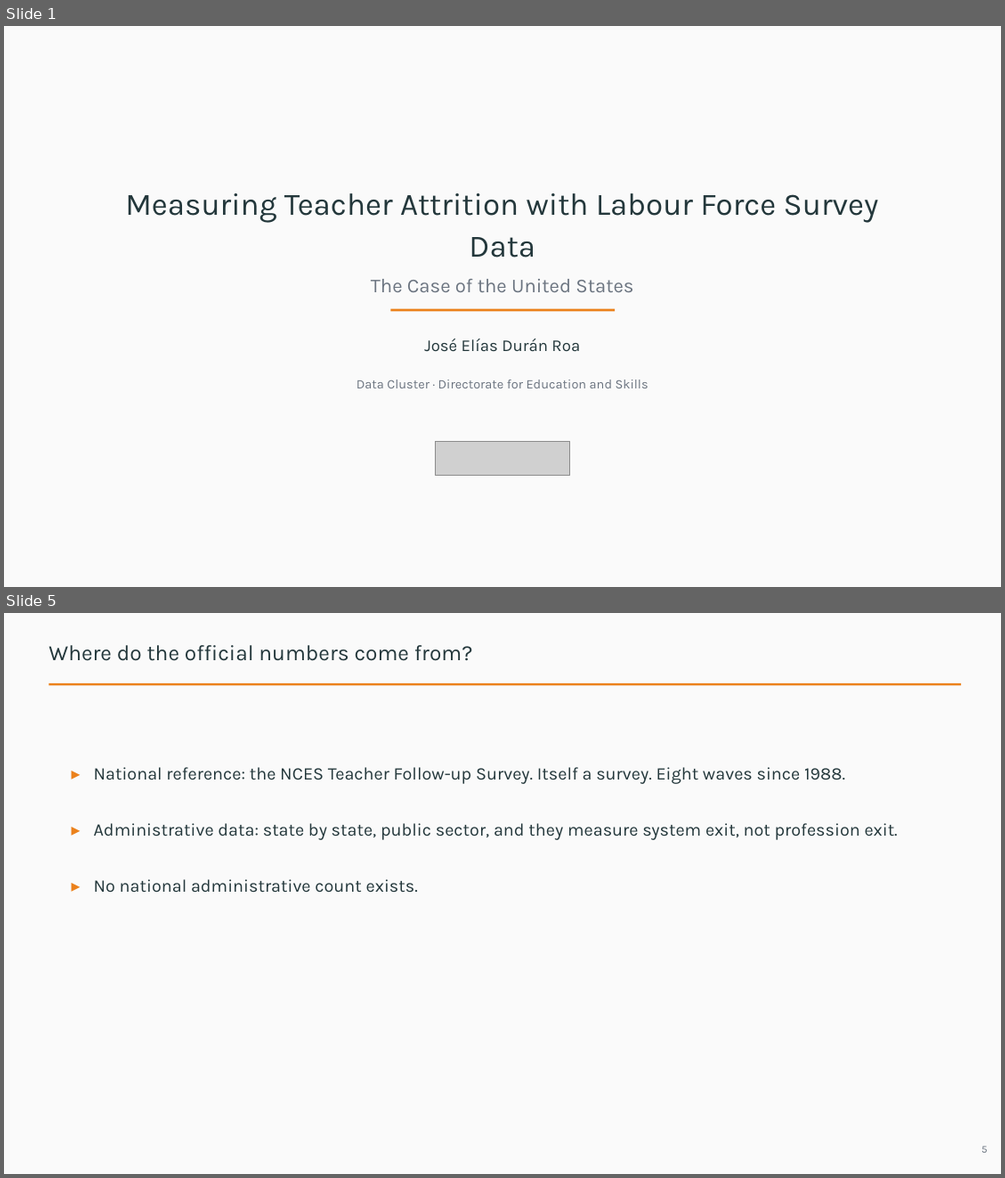
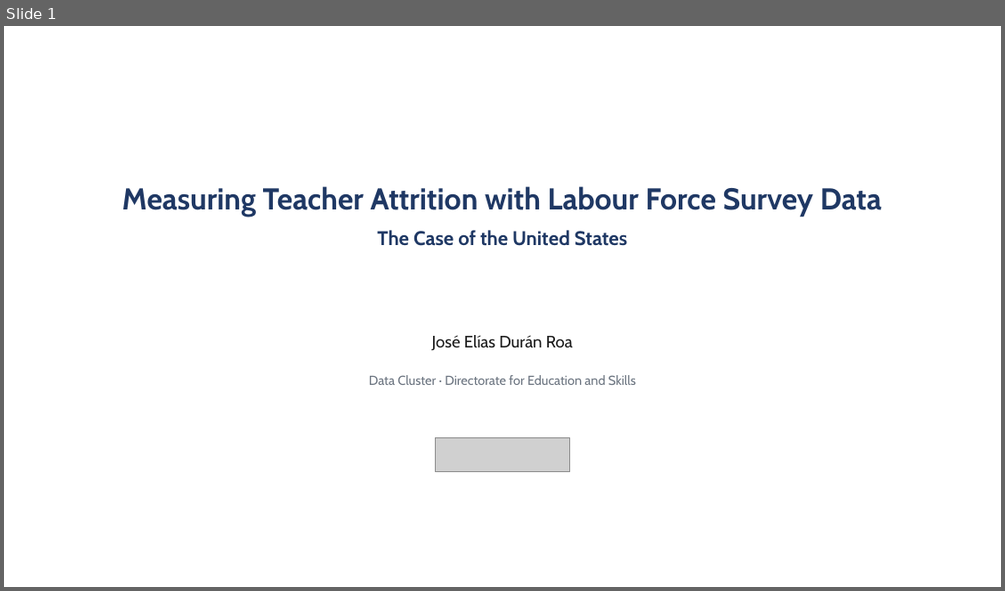
Before and after one commit to jedr1-ship-it/Alternative-Pathways----Quant, a slide deck: report/data_cluster/Proyect_US_cluster.pptx. Shown one above the other, each under a label of ours: slides 1 and 5 before the commit, slide 1 after it; the slides between them are not shown. The pictures are 1005x1178 and 1005x591 pixels, drawn with LibreOffice and Linux fonts; fonts in the diff are those of the drawing; grey boxes stand for pictures. Boxes give left, top, right and bottom in pixels: in the first picture for what was removed or moved away, otherwise in the second. Text is boxed around its words. In the diff, an @@ line names an element or a change of style, - is before the commit and + after.

```diff
--- a/report/data_cluster/Proyect_US_cluster.pptx
+++ b/report/data_cluster/Proyect_US_cluster.pptx
@@ slide 5 removed at (4, 613, 1001, 1174), background #FAFAFA @@
@@ text removed at (48, 645, 473, 661) @@
-Where do the official numbers come from?
@@ rectangle removed at (48, 683, 961, 686) @@
@@ text removed at (94, 767, 898, 892) @@
-▸ National reference: the NCES Teacher Follow-up Survey. Itself a survey. Eight waves since 1988.
-▸ Administrative data: state by state, public sector, and they measure system exit, not profession exit.
-▸ No national administrative count exists.
@@ text removed at (981, 1145, 987, 1152) @@
-5
@@ slide 1 changed as well @@
@@ background #FAFAFA to #FFFFFF @@
@@ text "Measuring Teacher Attrition with Labour ..." at (122, 186, 882, 246): size 30 to 29 pt, text colour #23373B to #1F3864 in "Measuring Teacher Attrition with Labour Force Survey ..."; font Karla to Cabin, bold on; text colour #6B7480 to #1F3864 in "The Case of the United States"; line spacing 40.5pt to 39.1pt @@
@@ rectangle removed at (390, 309, 615, 312) @@
@@ text "José Elías Durán Roa" at (432, 335, 573, 350): font Karla to Cabin, text colour #23373B to #1A1A1A @@
@@ text "Data Cluster · Directorate for ..." at (369, 375, 636, 385): font Karla to Cabin @@
@@ picture: place and size @@
-picture at (436, 441, 570, 475)
+picture at (436, 437, 570, 472)
```
Also in this commit, not shown: 5 other slides changed, 37 slides added, 23 other slides removed, 11 other files.
